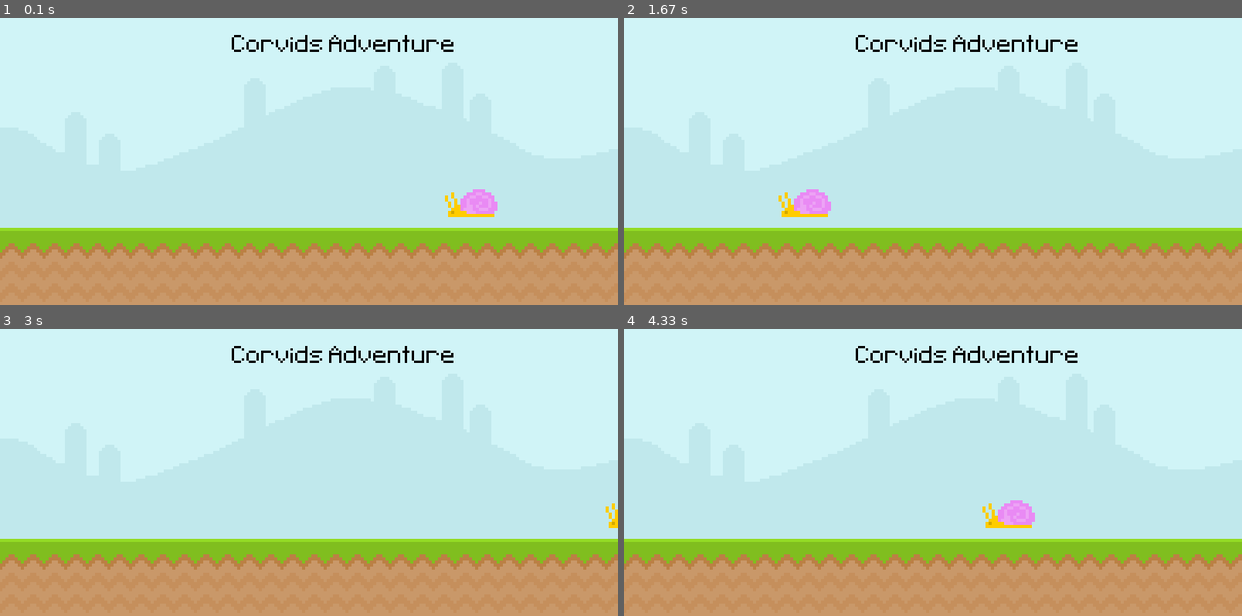
Above: before the commit, frames 1-4 (two rows, left to right).
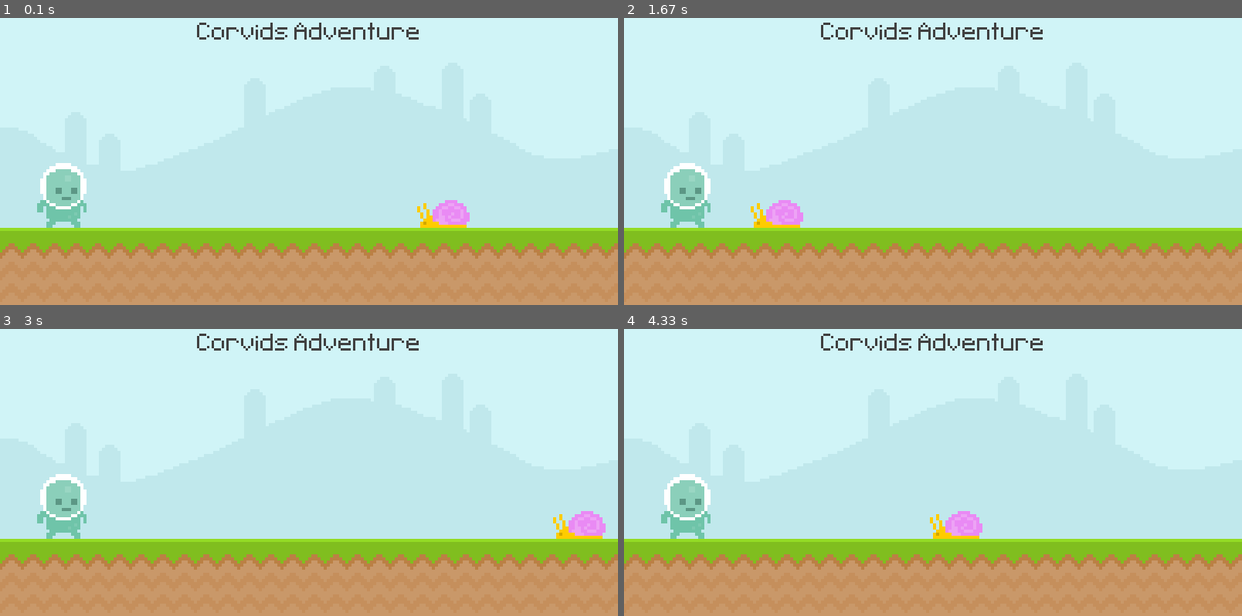
Above: after the commit, the same moments.

Repository: A1Esquivel/learning-with-pygame
Game: pygame game, started from Main.py
Two runs of this game, one before a commit and one after it. Both use one fixed random seed, a clock stepped at 60 frames per second and the inputs below.
Inputs:
- Up to frame 1 (0.1 s): no input
- Up to frame 2 (1.67 s): no input
- Up to frame 3 (3 s): no input
- Up to frame 4 (4.33 s): no input

The runs differ from the first frame. In frame 1, 3.6% of the frame differs, in the area x 6-81%, y 1-74%; in frame 2, 3.6%; in frame 3, 3.3%; in frame 4, 3.8%, in the area x 6-74%, y 1-74%.

Commit message:
Added somee colors, refactored code to be more consistent.

Diff:
--- a/Main.py
+++ b/Main.py
@@ -7,13 +7,17 @@
 clock = pygame.time.Clock()
 test_font = pygame.font.Font('fonts/Pixeltype.ttf', 50)
 
-sky_surface = pygame.image.load('Graphics/Sky.png').convert()
-ground_surface = pygame.image.load('Graphics/Ground.png').convert()
-text_surface = test_font.render('Corvids Adventure', False, 'Black')
+sky_surf = pygame.image.load('Graphics/Sky.png').convert()
+ground_surf = pygame.image.load('Graphics/Ground.png').convert()
 
-snail_surface = pygame.image.load('Graphics/snail/snail1.png').convert_alpha()
-snail_x_pos = 600
-snail_y_pos = 250
+score_surf = test_font.render('Corvids Adventure', False, (64,64,64))
+score_rect = score_surf.get_rect(center = (400,50))
+
+snail_surf = pygame.image.load('Graphics/snail/snail1.png').convert_alpha()
+snail_rect = snail_surf.get_rect(midbottom = (600, 300))
+
+player_surf = pygame.image.load('Graphics/player/player_walk_1.png').convert_alpha()
+player_rect = player_surf.get_rect(midbottom = (80,300))
 
 while True:
     for event in pygame.event.get():
@@ -21,12 +25,24 @@
             pygame.quit()
             exit()
 
-    screen.blit(sky_surface, (0,0))
-    screen.blit(ground_surface, (0,300))
-    screen.blit(text_surface,(300,50))
-    snail_x_pos -= 4
-    if snail_x_pos < -100: snail_x_pos = 800
-    screen.blit(snail_surface,(snail_x_pos,snail_y_pos))
+    screen.blit(sky_surf, (0,0))
+    screen.blit(ground_surf, (0,300))
+    pygame.draw.rect(screen,('#d0f4f7'),score_rect)
+    pygame.draw.rect(screen,('#d0f4f7'),score_rect,20)
+    screen.blit(score_surf,score_rect)
+
+    snail_rect.x -= 4
+    if snail_rect.right <= 0: snail_rect.left = 800
+    screen.blit(snail_surf,snail_rect)
+    screen.blit(player_surf,player_rect)
+
+
+    #if player_rect.collidedict(snail_rect):
+        #print('collision')
+
+    #mouse_pos = pygame.mouse.get_pos()
+    #if player_rect.collidepoint(mouse_pos):
+        #print('collision')
 
     pygame.display.update()
     clock.tick(60)
